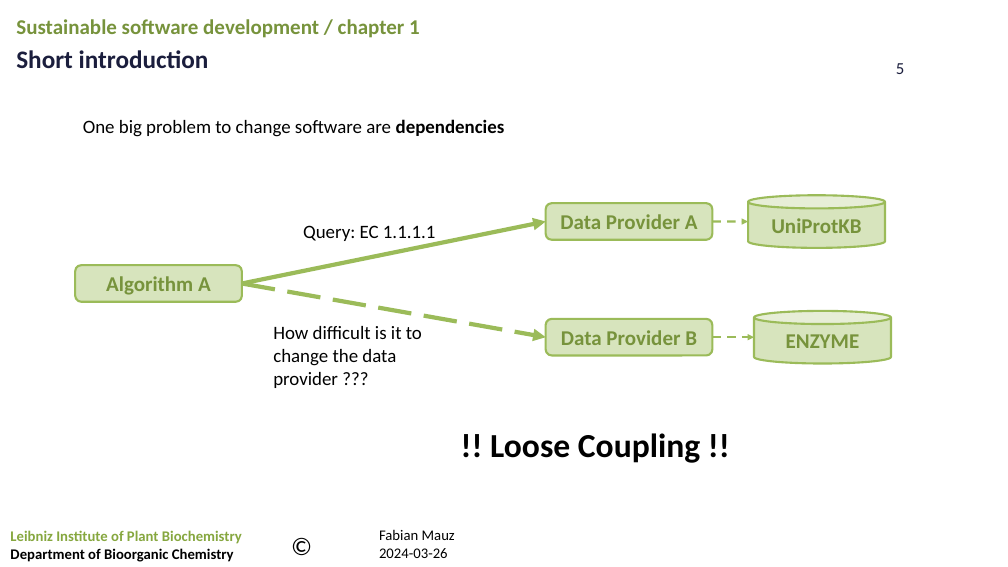
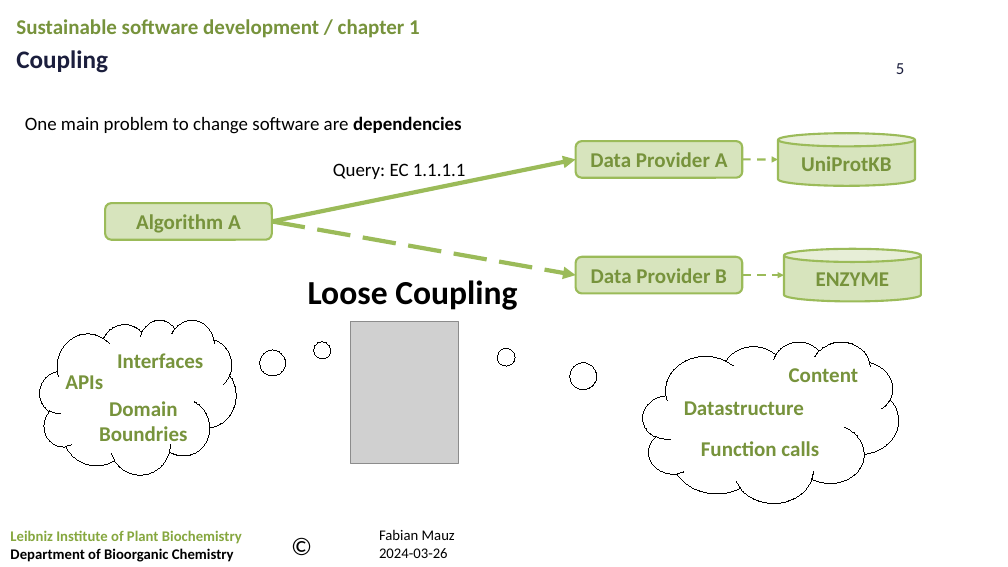
Before and after one commit to FabianMauz/talks_and_lessons, a slide deck: slide 5 of 20241021_api_and_architecture/20241021_api_and_softwarearchitecture.pptx. Drawn at 1008x567 pixels with LibreOffice and Linux fonts; fonts in the diff are those of the drawing; grey boxes stand for pictures; background and template pictures are left out. Boxes give left, top, right and bottom in pixels: in the first picture for what was removed or moved away, otherwise in the second. Text is boxed around its words. In the diff, an @@ line names an element or a change of style, - is before the commit and + after.

Commit message:
add more slides

```diff
--- a/20241021_api_and_architecture/20241021_api_and_softwarearchitecture.pptx
+++ b/20241021_api_and_architecture/20241021_api_and_softwarearchitecture.pptx
@@ text at [16,50,108,73]: text changed @@
-Short introduction
+Coupling
@@ text at [25,116,462,134]: text changed @@
-One big problem to change software are dependencies
+One main problem to change software are dependencies
@@ 4 arrows, 3 rounded rectangles, 2 cylinders, 1 text: place and size @@
-4 arrows, 3 rounded rectangles, 2 cylinders, 1 text at [75,195,891,364]
+4 arrows, 3 rounded rectangles, 2 cylinders, 1 text at [105,133,921,302]
@@ text at [308,280,517,310]: text changed @@
-!! Loose Coupling !!
+Loose Coupling
@@ group added at [39,320,236,475]: 3 texts, 1 thought cloud @@
+APIs
+Interfaces
+Domain
+Boundries
@@ text removed at [273,326,422,388] @@
-How difficult is it to change the data provider ???
@@ picture added at [350,321,458,464] @@
@@ thought cloud added at [643,342,898,503], outline #000000 0.75 pt @@
@@ text added at [789,368,859,382], 20 pt, text #77933C, bold @@
+Content
@@ text added at [684,401,804,415], 20 pt, text #77933C, bold @@
+Datastructure
@@ text added at [701,441,819,456], 20 pt, text #77933C, bold @@
+Function calls
```
Also in this commit, not shown: 7 other slides changed, 9 slides added, 3 slides removed.
